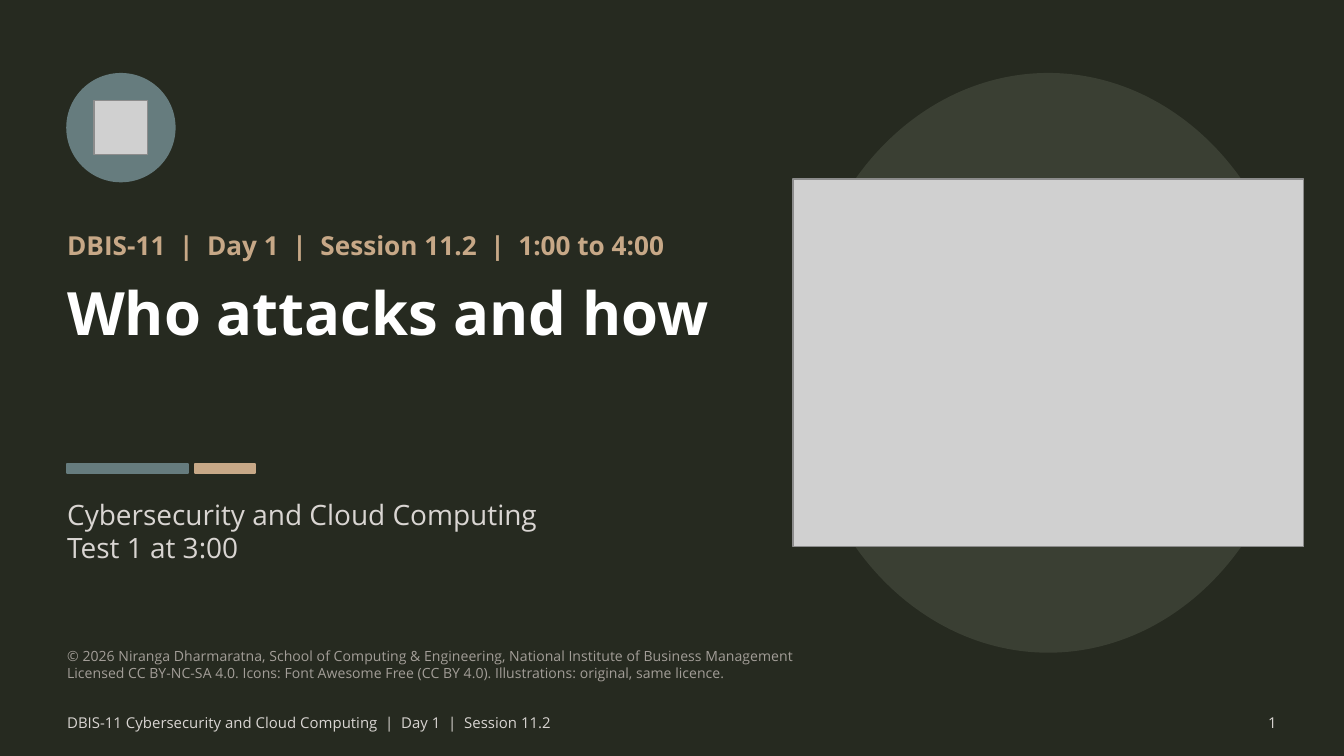
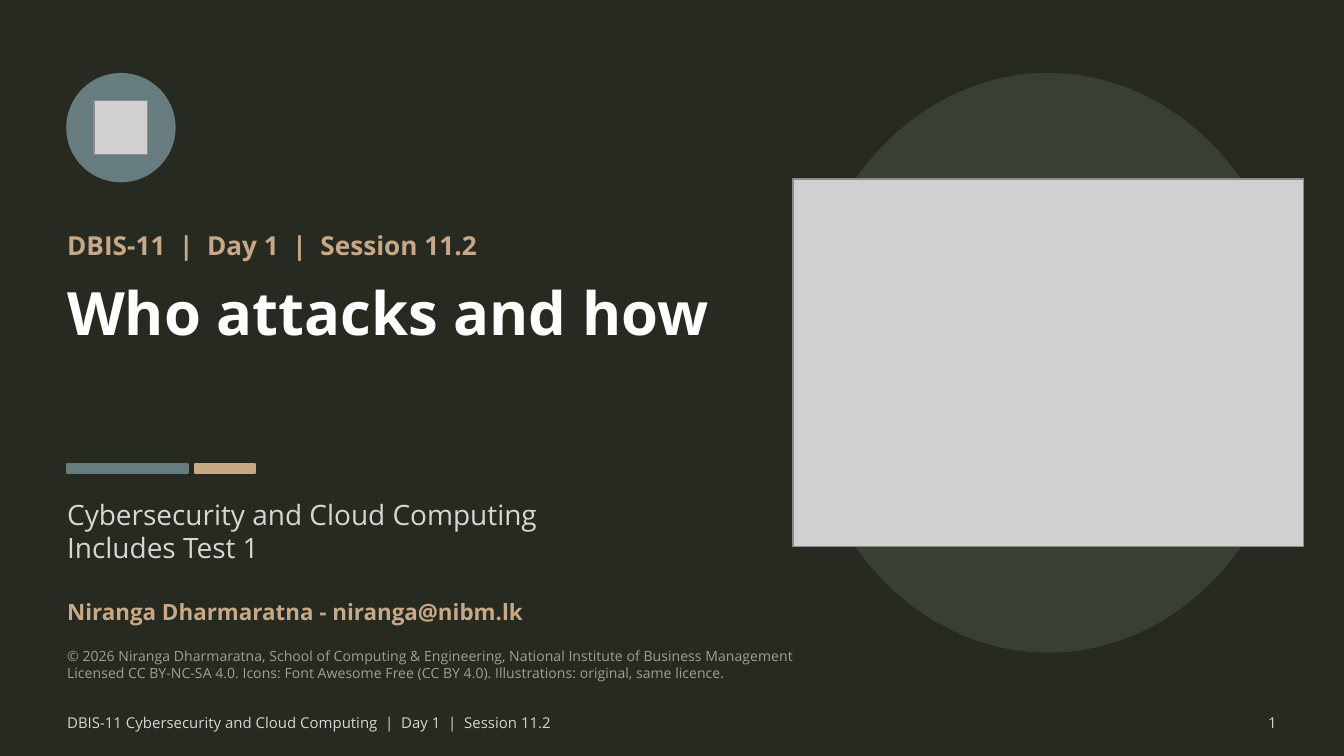
Before and after one commit to nirangadh/DBIS-Cybersecurity-and-Cloud-Computing, a slide deck: slide 1 of slides/11-02-who-attacks-and-how.pptx. Drawn at 1344x756 pixels with LibreOffice and Linux fonts; fonts in the diff are those of the drawing; grey boxes stand for pictures. Boxes give left, top, right and bottom in pixels: in the first picture for what was removed or moved away, otherwise in the second. Text is boxed around its words. In the diff, an @@ line names an element or a change of style, - is before the commit and + after.

```diff
--- a/slides/11-02-who-attacks-and-how.pptx
+++ b/slides/11-02-who-attacks-and-how.pptx
@@ text at [67,235,476,261]: text changed @@
-DBIS-11 | Day 1 | Session 11.2 | 1:00 to 4:00
+DBIS-11 | Day 1 | Session 11.2
@@ text at [67,536,259,559]: text changed @@
-Test 1 at 3:00
+Includes Test 1
@@ text added at [67,603,522,625], 12 pt, text #C7A887, bold @@
+Niranga Dharmaratna - niranga@nibm.lk
```
Also in this commit, not shown: 7 other files.
